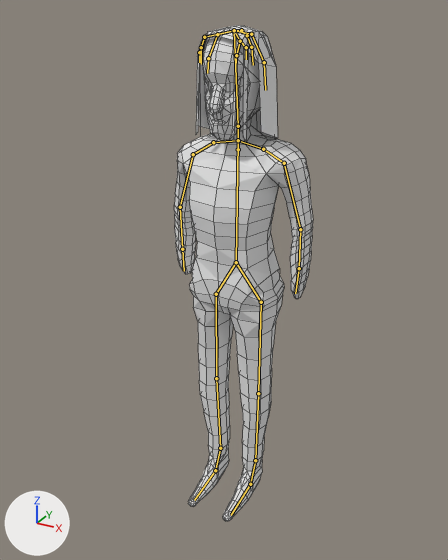
Renders of the Blender file blend/metaleiro.blend from each side of a commit.
One viewpoint serves both versions: a camera (50 mm lens) standing at (18.3, -34.3, 34.8) and looking at (-0.8, 0.3, 17.5). The lights are fixed; the arrows at lower left show +X, +Y and +Z. Both versions are drawn at the pose saved in each file; the numbers are the values there. The bones that bend it are drawn over the model as lines. Mesh edges are drawn as thin lines.

Objects in the first picture: 'Head'.
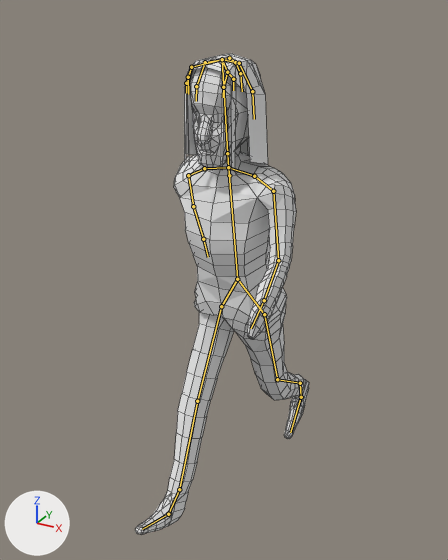
Changed parts and their boxes [x1, y1, x2, y2] in the pictures (448 x 560 px):
'Head', posed (25% wider): before [174, 25, 313, 521]; after [135, 54, 309, 534]
bone 'Bone', root to tip: before (238, 149) to (238, 140); after (229, 175) to (228, 167)
bone 'arm_right_1', root to tip: before (213, 142) to (193, 154); after (204, 168) to (188, 175)
bone 'arm_right_2', root to tip: before (193, 154) to (180, 207); after (188, 175) to (193, 206)
bone 'arm_right_3', root to tip: before (180, 207) to (182, 249); after (193, 206) to (203, 239)
bone 'hand_right', root to tip: before (182, 249) to (184, 271); after (203, 239) to (208, 257)
bone 'arm_left_1', root to tip: before (263, 149) to (284, 163); after (254, 176) to (273, 191)
bone 'arm_left_2', root to tip: before (284, 163) to (300, 229); after (273, 191) to (278, 260)
bone 'arm_left_3', root to tip: before (300, 229) to (299, 268); after (278, 260) to (264, 300)
bone 'coxa_right', root to tip: before (216, 294) to (216, 378); after (221, 306) to (197, 401)
bone 'coxa_left', root to tip: before (261, 302) to (258, 393); after (264, 314) to (277, 379)
bone 'leg_left', root to tip: before (258, 393) to (255, 460); after (277, 379) to (300, 383)
bone 'calcanhar_left', root to tip: before (255, 460) to (250, 484); after (300, 383) to (301, 397)
bone 'head', root to tip: before (238, 126) to (234, 30); after (227, 153) to (222, 59)

The change in detail:
Bone 'Bone' (bone_bone) moves from (0.0, 0.0, 0.0) to (0.0, -1.45, 1.12).
Bone 'Bone' (bone_bone) turns from (0, 0, 0) to (10, 0, 0) degrees about its own x, y and z.
Bone 'arm_right_1' (bone_arm_right_1) turns from (0, 0, 0) to (-14, -22, 3) degrees about its own x, y and z.
Bone 'arm_right_2' (bone_arm_right_2) turns from (0, 0, 0) to (-3, -1, 0) degrees about its own x, y and z.
Bone 'arm_right_3' (bone_arm_right_3) turns from (0, 0, 0) to (16, 0, 0) degrees about its own x, y and z.
Bone 'hand_right' (bone_hand_right) turns from (0, 0, 0) to (6, 0, 0) degrees about its own x, y and z.
Bone 'arm_left_1' (bone_arm_left_1) turns from (0, 0, 0) to (17, -30, -5) degrees about its own x, y and z.
Bone 'arm_left_2' (bone_arm_left_2) turns from (0, 0, 0) to (4, -1, 0) degrees about its own x, y and z.
Bone 'arm_left_3' (bone_arm_left_3) turns from (0, 0, 0) to (19, 0, 0) degrees about its own x, y and z.
Bone 'coxa_right' (bone_coxa_right) turns from (0, 0, 0) to (40, 0, 0) degrees about its own x, y and z.
Bone 'coxa_left' (bone_coxa_left) turns from (0, 0, 0) to (-12, 0, 0) degrees about its own x, y and z.
Bone 'leg_left' (bone_leg_left) turns from (0, 0, 0) to (-36, 0, 0) degrees about its own x, y and z.
Bone 'calcanhar_left' (bone_calcanhar_left) turns from (0, 0, 0) to (-15, 0, 0) degrees about its own x, y and z.
Bone 'head' (bone_head) turns from (0, 0, 0) to (-9, 0, 0) degrees about its own x, y and z.
